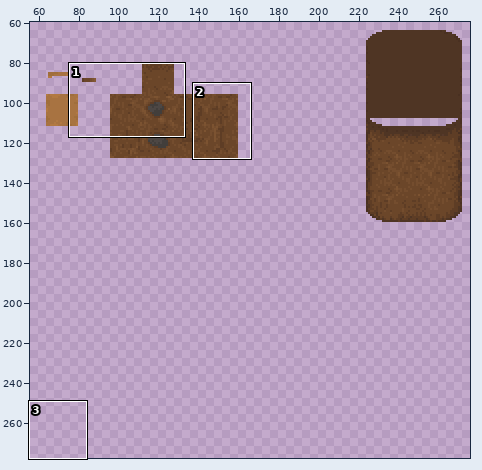
Sprite sheet -- src/GameNew/sprites/tileset_test33/layers/9a154435-6380-4743-8901-c49a795196ca/5e1780c2-72b1-42b4-a7e0-eb8e191a3ae4.png. Above: a wide view before the commit, with the close-up outlined.
Close-up. First the earlier version:
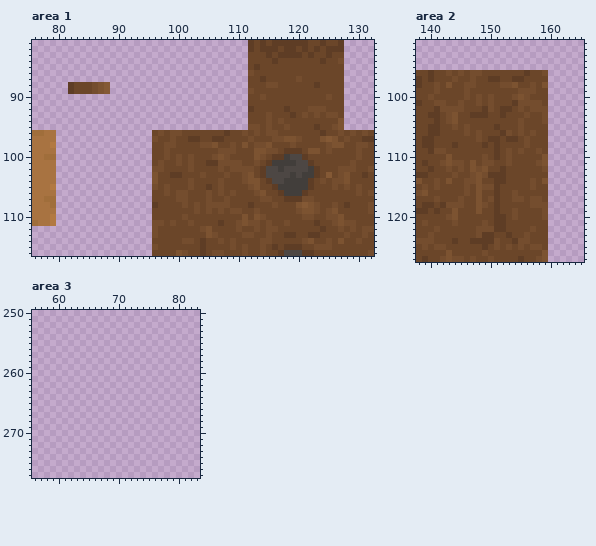
The file is 320x320 pixels. Colours within 5 levels of each other are drawn and written as one. Shown: area 1: x 76..132, y 81..116; area 2: x 138..165, y 91..127; area 3: x 56..83, y 250..277. The wide view leaves out empty margins.
The same view after the edit:
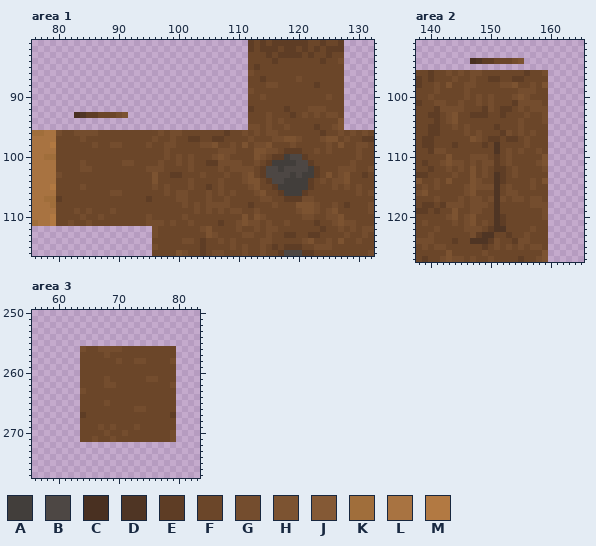
Palette (. is transparent): A #423e3b  B #4d4744  C #493021  D #4f3524  E #5e3d25  F #6b4629  G #744d2e  H #7c5331  J #845935  K #a06e3b  L #a87341  M #b27942
The edit:
Changed rows in their new state; - is an unchanged pixel.
Area 1:
first column x 82:
 88 .......
 89 .......
first column x 80:
 93 ---CDEEFFFGH-----------------------------------
 96 GFFGGGGFFFFFFFFF-------------------------------
 97 FFFFGFFFFFFFFFFF----------------------------GH-
 98 FFFFFFGFFGGFFFFG------------------------------F
 99 FFFFFFFFFFFFFFFF--------------------------FG---
100 FFFFFFFFFFFFFFFF-------------------------------
101 FFFFGFFFFFFGGFFF-------------------------------
102 FFFFGGFFFFFFFFFG-------------------------------
103 GFFFFFFFFFFFFFFF-----------------------------H-
104 FFFFFFFFFFFFFFFF-------------------------------
105 FFFFGFFFFFFFFFFF-------------------------------
106 FFFFFFFFFGGFFFFF-------------------------------
107 EFFFFFFFFFFFFFFE-------------------------------
108 FFFFFFFFFFFFFFFFF------------------------H-----
109 FFFGFGFFFGFFFFFF-------------------------------
110 FFFFGFFGFFFFFFFG-------------------------------
111 FFGFFGFFFFFFFFFG-------------------------------
Area 2:
first column x 147:
 94 CDEEFFFGH
first column x 146:
107 -H-------
108 -----D---
109 -----D---
110 -GG------
111 -G---E---
112 --FG-E--G
113 -HF-FD--G
114 FHG--D---
115 -HG--D-G-
116 -HF--D-G-
117 -GG--DG--
118 -GG--D---
119 -GG--D--F
120 GH---D--F
121 GH---D---
122 GG-FEDD--
123 -GEDD----
124 -DDD-----
Area 3:
first column x 64:
256 GFFGGGGFFFFFFFFF
257 FFFFGFFFFFFFFFFF
258 FFFFFFGFFGGFFFFG
259 FFFFFFFFFFFFFFFF
260 FFFFFFFFFFFFFFFF
261 FFFFGFFFFFFGGFFF
262 FFFFGGFFFFFFFFFG
263 GFFFFFFFFFFFFFFF
264 FFFFFFFFFFFFFFFF
265 FFFFGFFFFFFFFFFF
266 FFFFFFFFFGGFFFFF
267 EFFFFFFFFFFFFFFE
268 FFFFFFFFFFFFFFFF
269 FFFGFGFFFGFFFFFF
270 FFFFGFFGFFFFFFFG
271 FFGFFGFFFFFFFFFG
